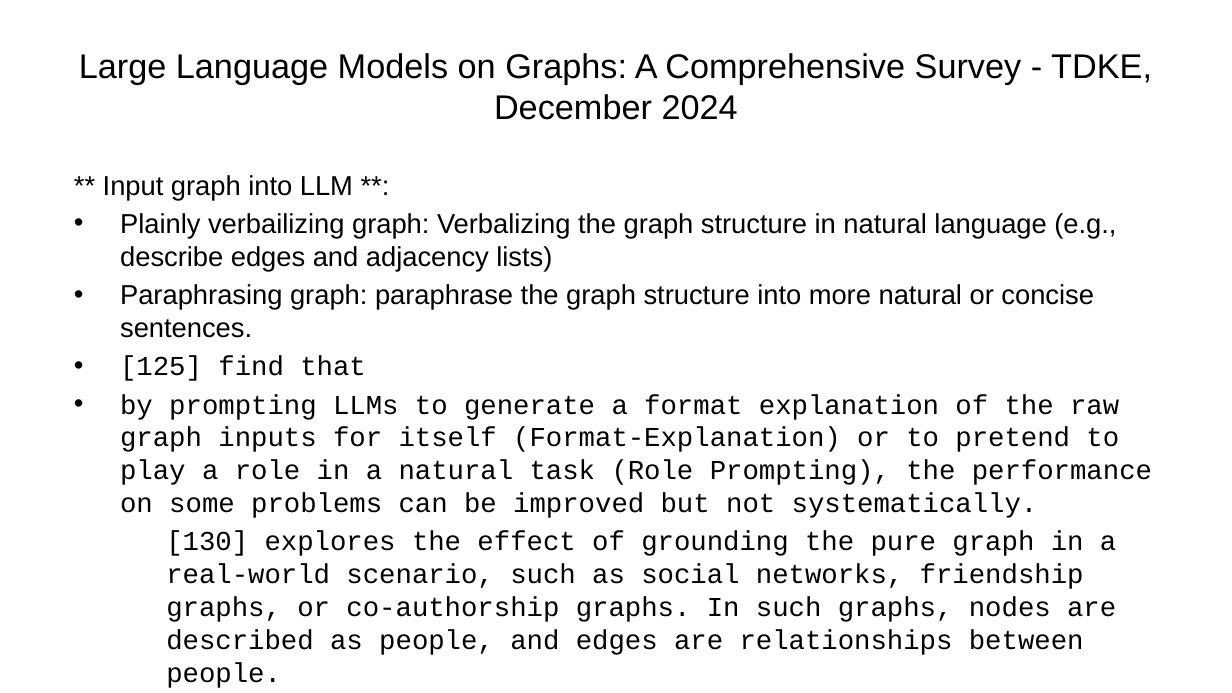
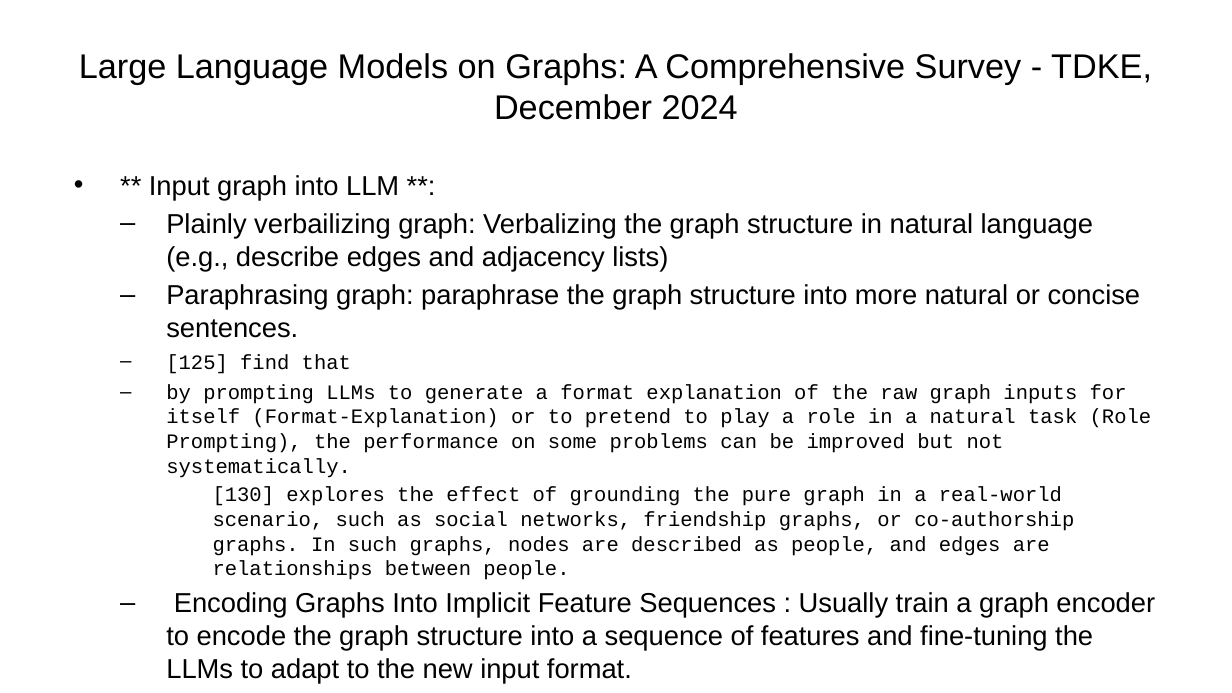
Before and after one commit to ManuelePasini/slides-markdown, a slide deck: slide 3 of graph_llm.pptx. Drawn at 1232x693 pixels with LibreOffice and Linux fonts; fonts in the diff are those of the drawing. Boxes give left, top, right and bottom in pixels: in the first picture for what was removed or moved away, otherwise in the second. Text is boxed around its words. In the diff, an @@ line names an element or a change of style, - is before the commit and + after.

```diff
--- a/graph_llm.pptx
+++ b/graph_llm.pptx
@@ text "** Input graph into LLM ..." at (x1=149, y1=175, x2=1155, y2=684): size 16 to 12 pt in "[125] find that by prompting LLMs to ..."; bullet none to •; bullet • to –; list level 1 to 2 in "Plainly verbailizing graph: Verbalizing the ..."; list level 1 to 2 in "Paraphrasing graph: paraphrase the graph ..."; list level 2 to 3 in "[125] find that by prompting ..."; list level 1 to 2 in "Encoding Graphs Into Implicit Feature ..." @@
```
Also in this commit, not shown: 2 other slides changed, 5 other files.
